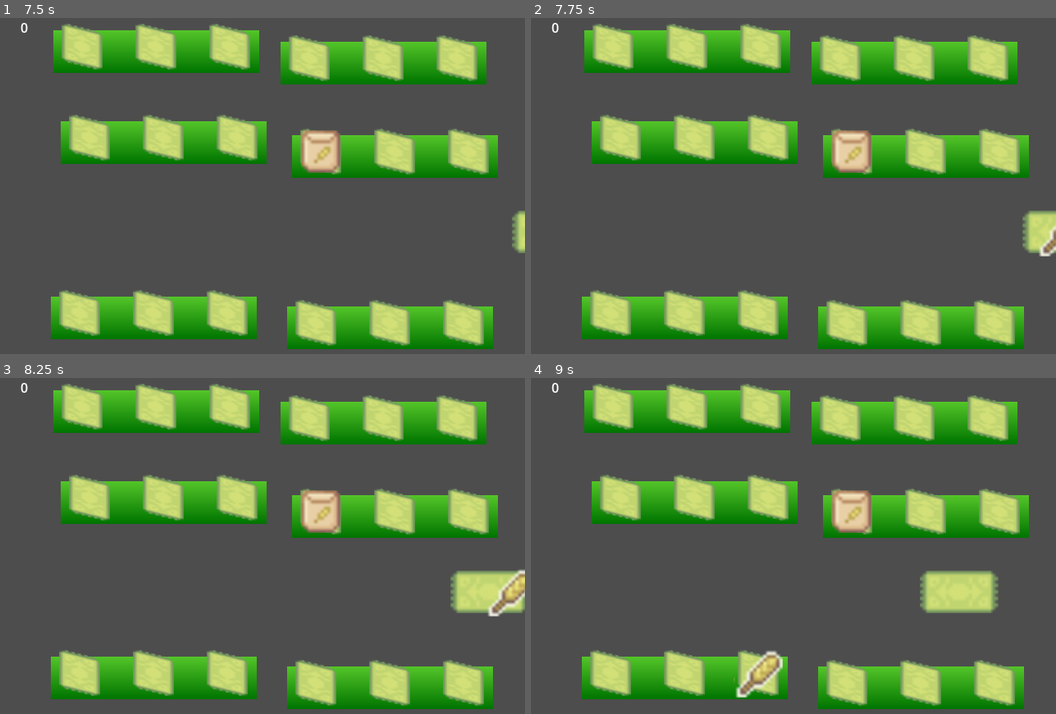
Above: before the commit, frames 1-4 (two rows, left to right).
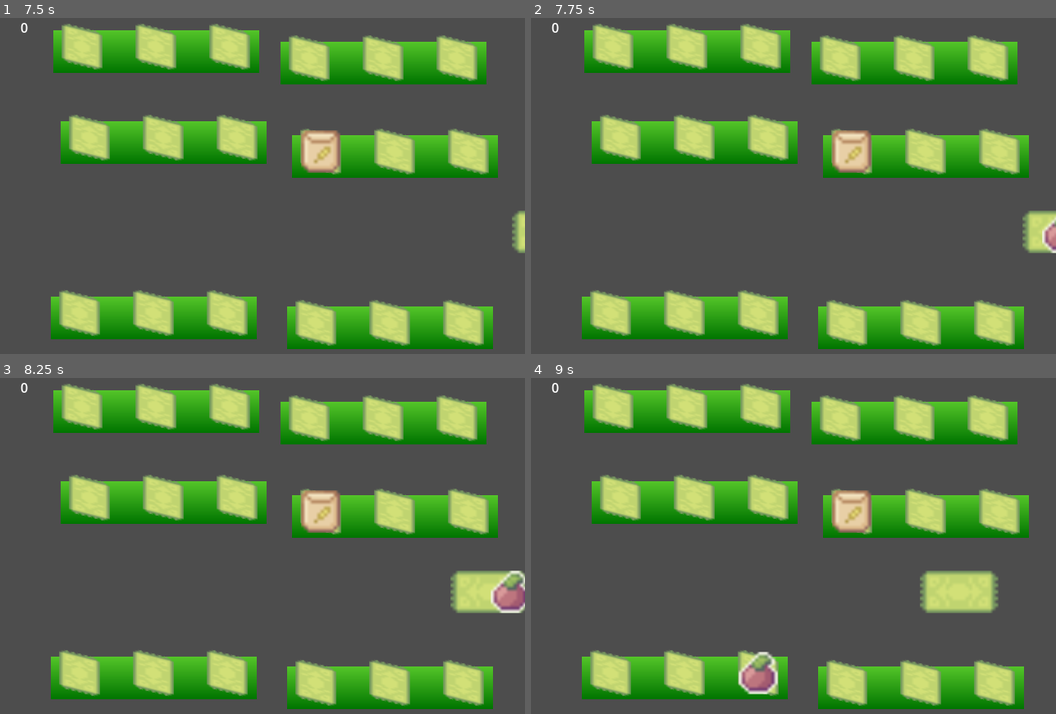
Above: after the commit, the same moments.

Repository: andrewcrisp/shelfsortinggame
Game: Godot game, scene res://scenes/level.tscn
The game is run twice, just before and just after one commit, with the same random seed, the same clock (stepped at 60 frames per second) and the same inputs.
Inputs (mouse positions are in pixels of both pictures, inside the frame that each line leads up to):
- Up to frame 1 (7.5 s): move the mouse to (378, 182) at 0.52 s; click (378, 182) at 0.6 s; move the mouse to (467, 233) at 1.27 s; click (467, 233) at 1.35 s; move the mouse to (315, 115) at 2.02 s; click (315, 115) at 2.1 s; move the mouse to (236, 280) at 2.77 s; click (236, 280) at 2.85 s; move the mouse to (420, 259) at 3.52 s; click (420, 259) at 3.6 s; move the mouse to (105, 142) at 4.27 s; click (105, 142) at 4.35 s; move the mouse to (288, 202) at 5.02 s; click (288, 202) at 5.1 s; move the mouse to (183, 105) at 5.77 s; click (183, 105) at 5.85 s; move the mouse to (378, 182) at 6.52 s; click (378, 182) at 6.6 s; move the mouse to (157, 222) at 7.27 s; click (157, 222) at 7.35 s
- Up to frame 2 (7.75 s): no input
- Up to frame 3 (8.25 s): move the mouse to (509, 593) at 8.02 s; click (509, 593) at 8.1 s
- Up to frame 4 (9 s): move the mouse to (767, 640) at 8.77 s; click (767, 640) at 8.85 s

Frame 1 is identical in both runs. In frame 2, 0.3% of the frame differs, in the area x 96-100%, y 59-71%; in frame 3, 0.7%; in frame 4, 0.9%, in the area x 38-48%, y 81-96%.

Commit message:
move item definitions to global array

Diff:
--- a/scripts/Globals.gd
+++ b/scripts/Globals.gd
@@ -9,4 +9,7 @@
 var groceries = []
 
 func _ready() -> void:
-	groceries.append("res://scenes/peach.tscn")
+	groceries.append("res://scenes/groceries/wheat.tscn")
+	groceries.append("res://scenes/groceries/peach.tscn")
+	groceries.append("res://scenes/groceries/wheat_packet.tscn")
+	groceries.append("res://scenes/groceries/peach_packet.tscn")
--- a/scripts/spawner.gd
+++ b/scripts/spawner.gd
@@ -1,5 +1,5 @@
 extends Node2D
-#var peach
+
 var level
 
 var scenes = []
@@ -10,14 +10,10 @@
 func SpawnNewItem():
 	var item = scenes[RandomNumberGenerator.new().randi() % len(scenes)]
 	var newItem = item.instantiate()
-	#newItem.position = global_position
 	newItem.scale = Vector2(4,4)
 	get_tree().get_root().get_node("Level").add_child(newItem)
 	return newItem
 
 func _ready() -> void:
-	#peach = preload("res://scenes/groceries/peach.tscn")
-	scenes.append(preload("res://scenes/groceries/peach.tscn"))
-	scenes.append(preload("res://scenes/groceries/wheat.tscn"))
-	scenes.append(preload("res://scenes/groceries/wheat_packet.tscn"))
-	scenes.append(preload("res://scenes/groceries/peach_packet.tscn"))
+	for item in Globals.groceries:
+		scenes.append(load(item))
